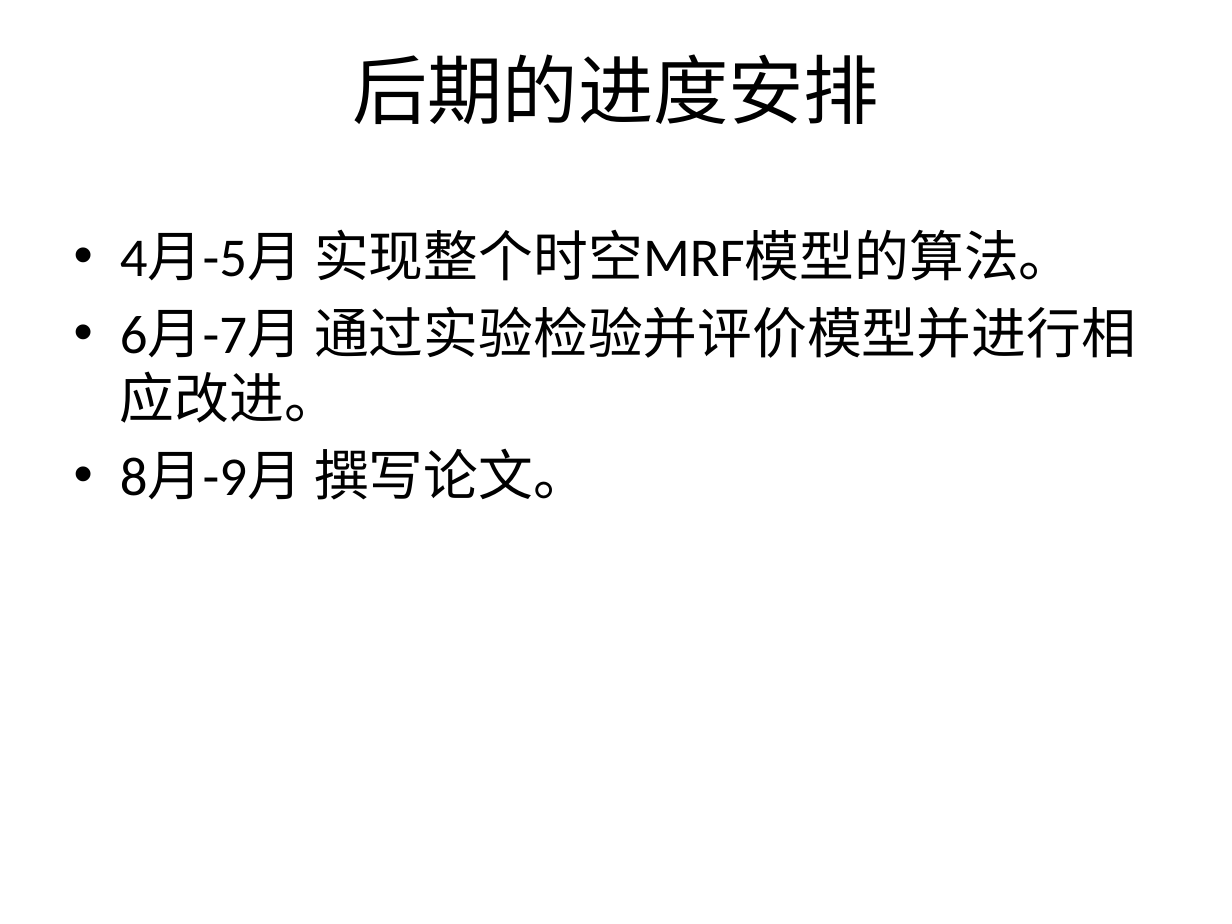
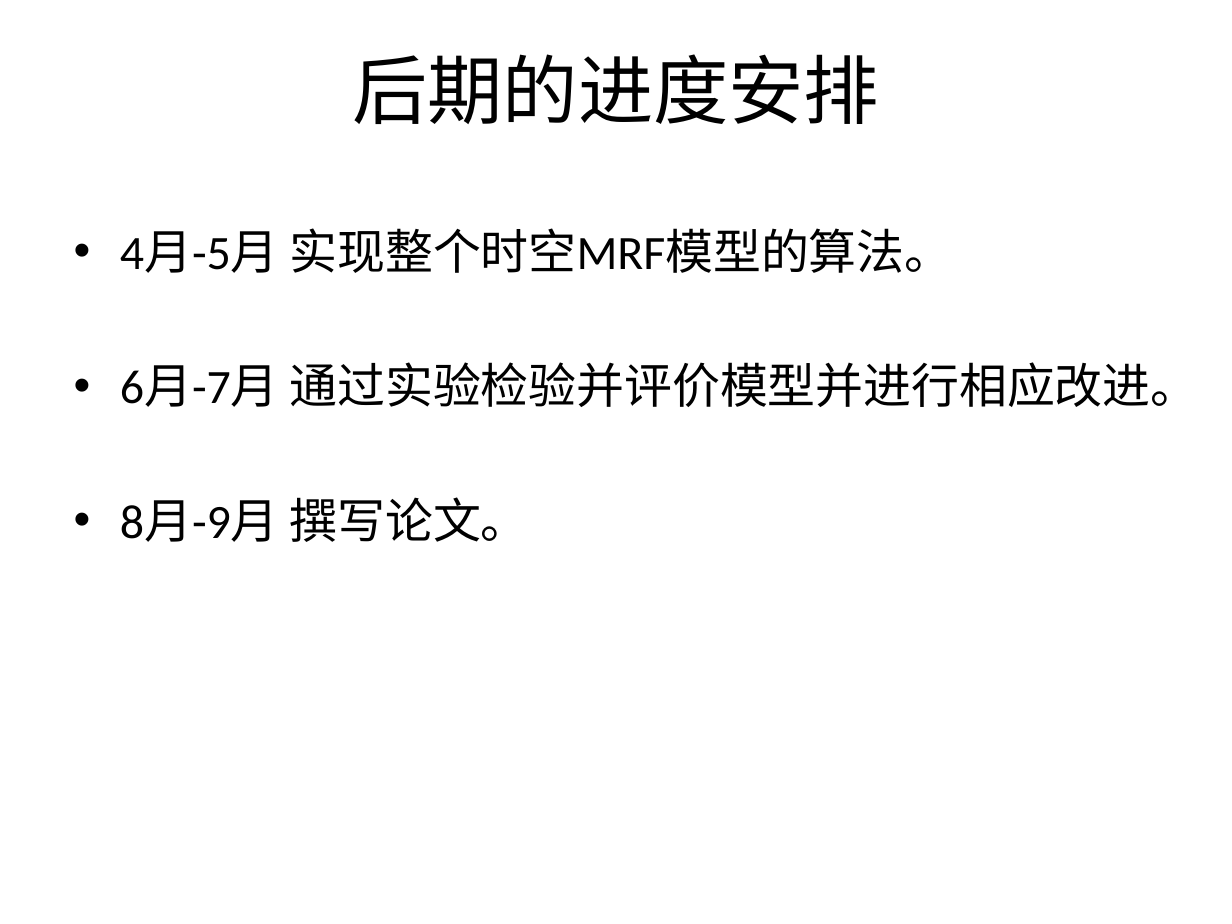
Before and after one commit to lftongheat/GraduateThesis, a slide deck: slide 8 of doc/论文中期报告-刘凤桐.pptx. Drawn at 1232x924 pixels with LibreOffice and Linux fonts; fonts in the diff are those of the drawing; background and template pictures are left out. Boxes give left, top, right and bottom in pixels: in the first picture for what was removed or moved away, otherwise in the second. Text is boxed around its words. In the diff, an @@ line names an element or a change of style, - is before the commit and + after.

```diff
--- a/doc/论文中期报告-刘凤桐.pptx
+++ b/doc/论文中期报告-刘凤桐.pptx
@@ text "4月-5月 实现整个时空MRF模型的算法。" at (x1=120, y1=228, x2=1198, y2=542): size 32 to 28 pt @@
```
Also in this commit, not shown: 4 other slides changed, 41 other files.
